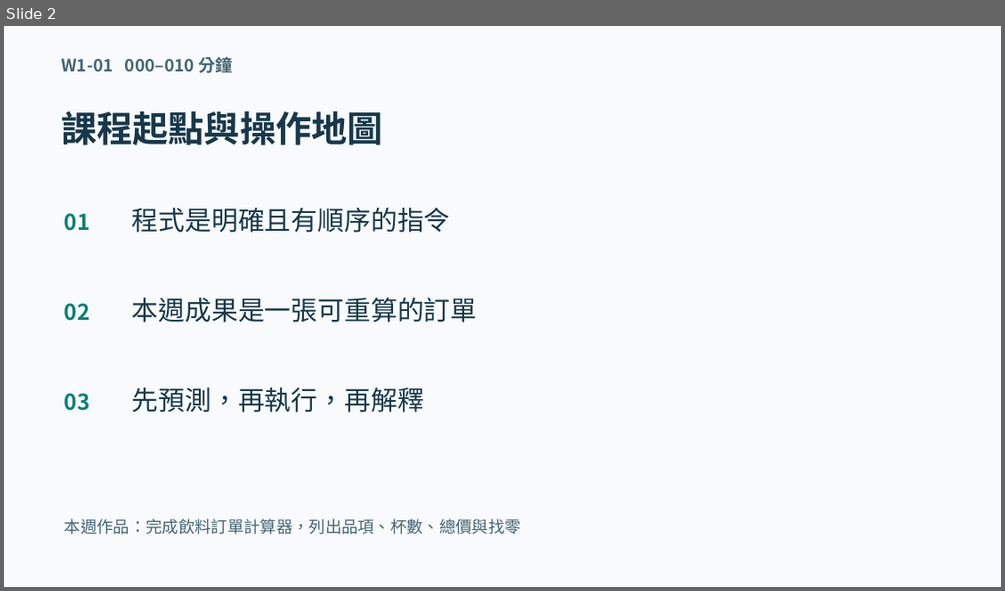
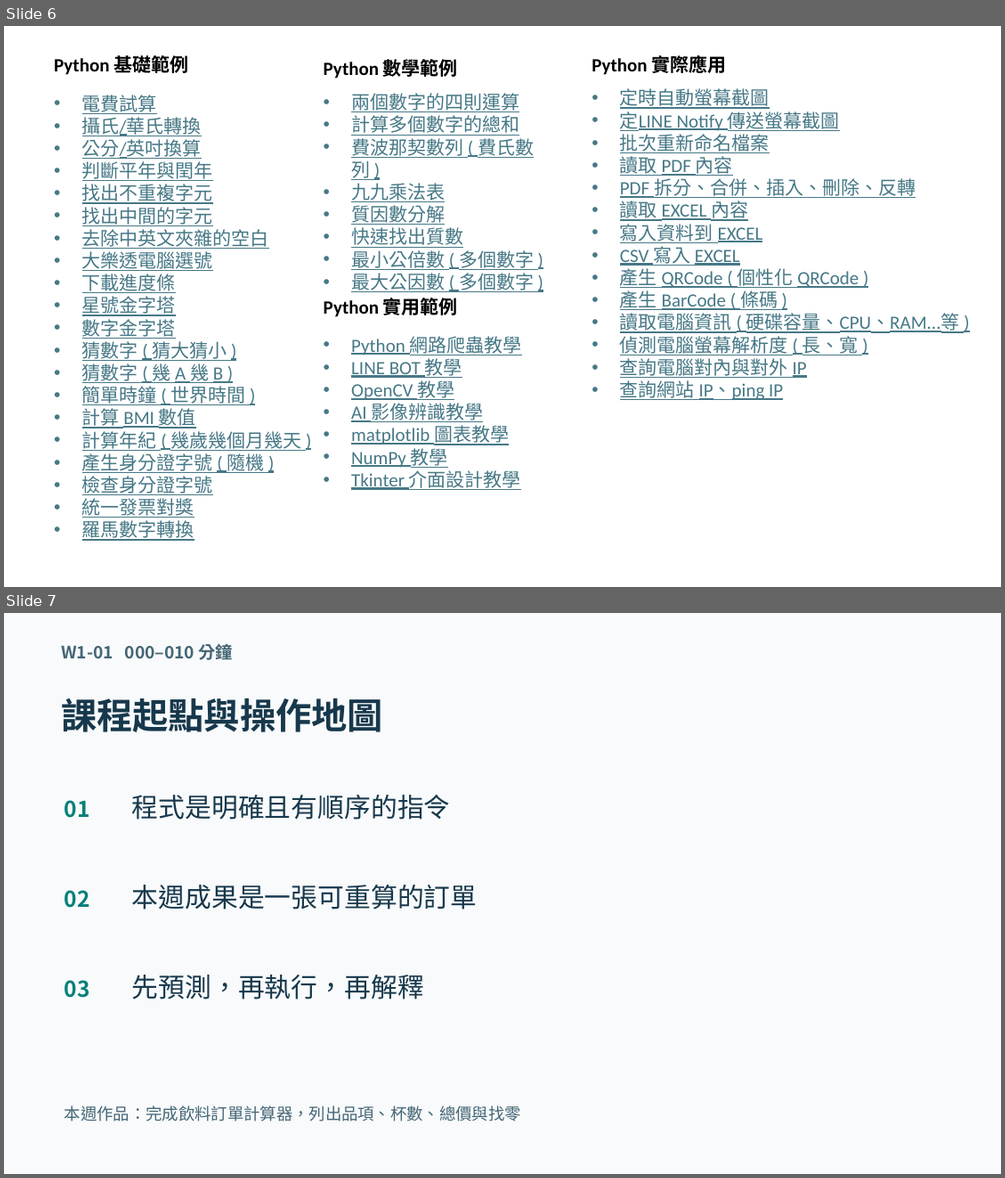
Before and after one commit to wangsungwen/Python-Artificial-Intelligence-Instruction, a slide deck: 五週Python人工智慧教學包/第1週/W01_教學簡報.pptx. Shown one above the other, each under a label of ours: slide 2 before the commit, slides 6 and 7 after it. The pictures are 1005x591 and 1005x1178 pixels, drawn with LibreOffice and Linux fonts; fonts in the diff are those of the drawing. Boxes give left, top, right and bottom in pixels: in the first picture for what was removed or moved away, otherwise in the second. Text is boxed around its words. In the diff, an @@ line names an element or a change of style, - is before the commit and + after.

```diff
--- a/五週Python人工智慧教學包/第1週/W01_教學簡報.pptx
+++ b/五週Python人工智慧教學包/第1週/W01_教學簡報.pptx
@@ slide 6 added at [4, 26, 1001, 587], background #FFFFFF @@
@@ text added at [54, 53, 188, 76], 18 pt, text #000000, bold @@
+Python 基礎範例
@@ text added at [324, 56, 458, 79], 18 pt, text #000000, bold @@
+Python 數學範例
@@ text added at [591, 53, 727, 76], 18 pt, text #000000, bold @@
+Python 實際應用
@@ text added at [82, 95, 301, 540], 18 pt, text #467886, underline @@
+• 電費試算
+• 攝氏/華氏轉換
+• 公分/英吋換算
+• 判斷平年與閏年
+• 找出不重複字元
+• 找出中間的字元
+• 去除中英文夾雜的空白
+• 大樂透電腦選號
+• 下載進度條
+• 星號金字塔
+• 數字金字塔
+• 猜數字 ( 猜大猜小 )
+• 猜數字 ( 幾 A 幾 B )
+• 簡單時鐘 ( 世界時間 )
+• 計算 BMI 數值
+• 計算年紀 ( 幾歲幾個月幾天 )
+• 產生身分證字號 ( 隨機 )
+• 檢查身分證字號
+• 統一發票對獎
+• 羅馬數字轉換
@@ text added at [351, 93, 534, 292], 18 pt, text #467886, underline @@
+• 兩個數字的四則運算
+• 計算多個數字的總和
+• 費波那契數列 ( 費氏數列 )
+• 九九乘法表
+• 質因數分解
+• 快速找出質數
+• 最小公倍數 ( 多個數字 )
+• 最大公因數 ( 多個數字 )
@@ text added at [620, 88, 960, 400], 18 pt, text #467886, underline @@
+• 定時自動螢幕截圖
+• 定LINE Notify 傳送螢幕截圖
+• 批次重新命名檔案
+• 讀取 PDF 內容
+• PDF 拆分、合併、插入、刪除、反轉
+• 讀取 EXCEL 內容
+• 寫入資料到 EXCEL
+• CSV 寫入 EXCEL
+• 產生 QRCode ( 個性化 QRCode )
+• 產生 BarCode ( 條碼 )
+• 讀取電腦資訊 ( 硬碟容量、CPU、RAM...等 )
+• 偵測電腦螢幕解析度 ( 長、寬 )
+• 查詢電腦對內與對外 IP
+• 查詢網站 IP、ping IP
@@ text added at [324, 295, 458, 318], 18 pt, text #000000, bold @@
+Python 實用範例
@@ text added at [351, 336, 522, 490], 18 pt, text #467886, underline @@
+• Python 網路爬蟲教學
+• LINE BOT 教學
+• OpenCV 教學
+• AI 影像辨識教學
+• matplotlib 圖表教學
+• NumPy 教學
+• Tkinter 介面設計教學
@@ what was slide 2 is now slide 7 @@
```
Also in this commit, not shown: 5 other slides added, 1 slide removed.
